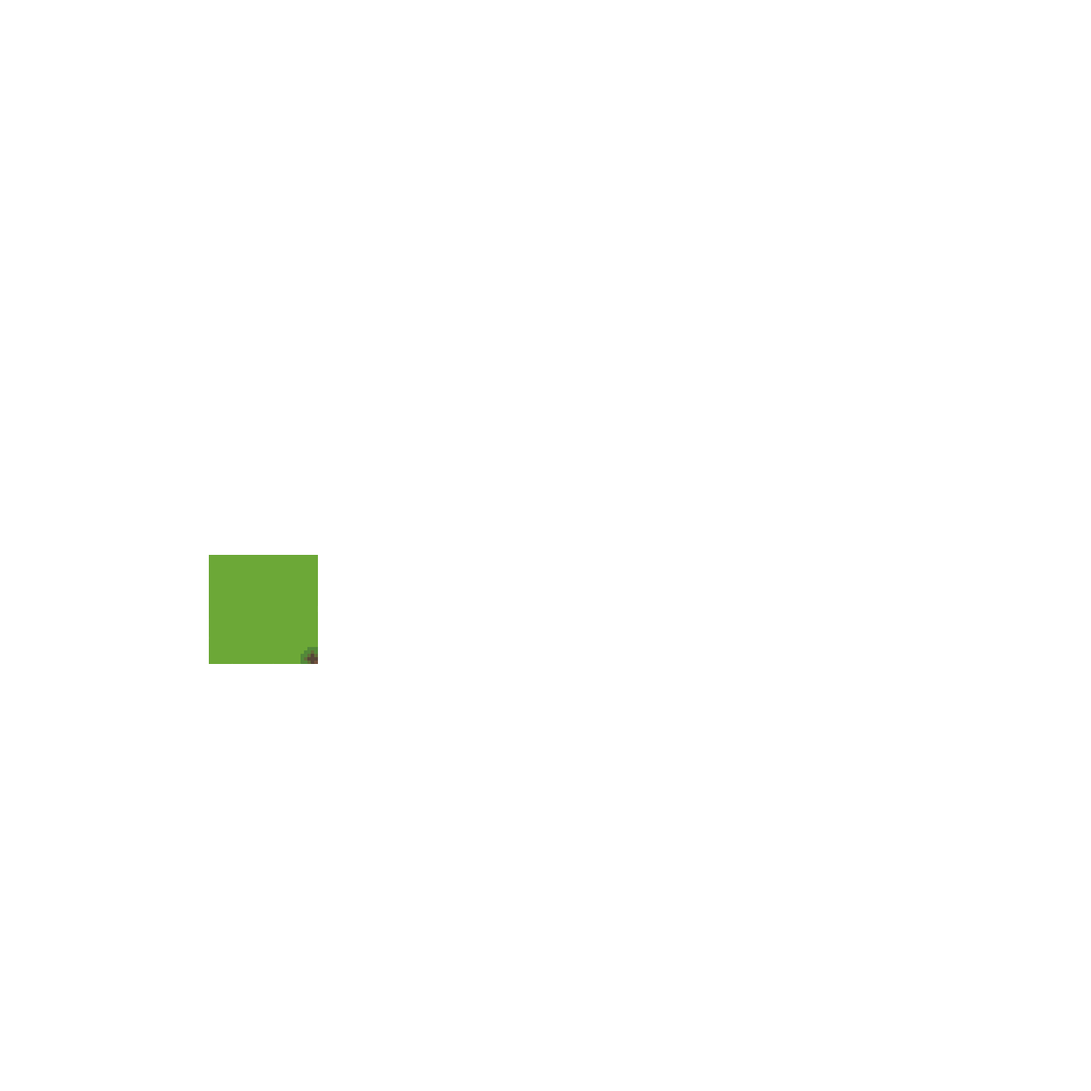
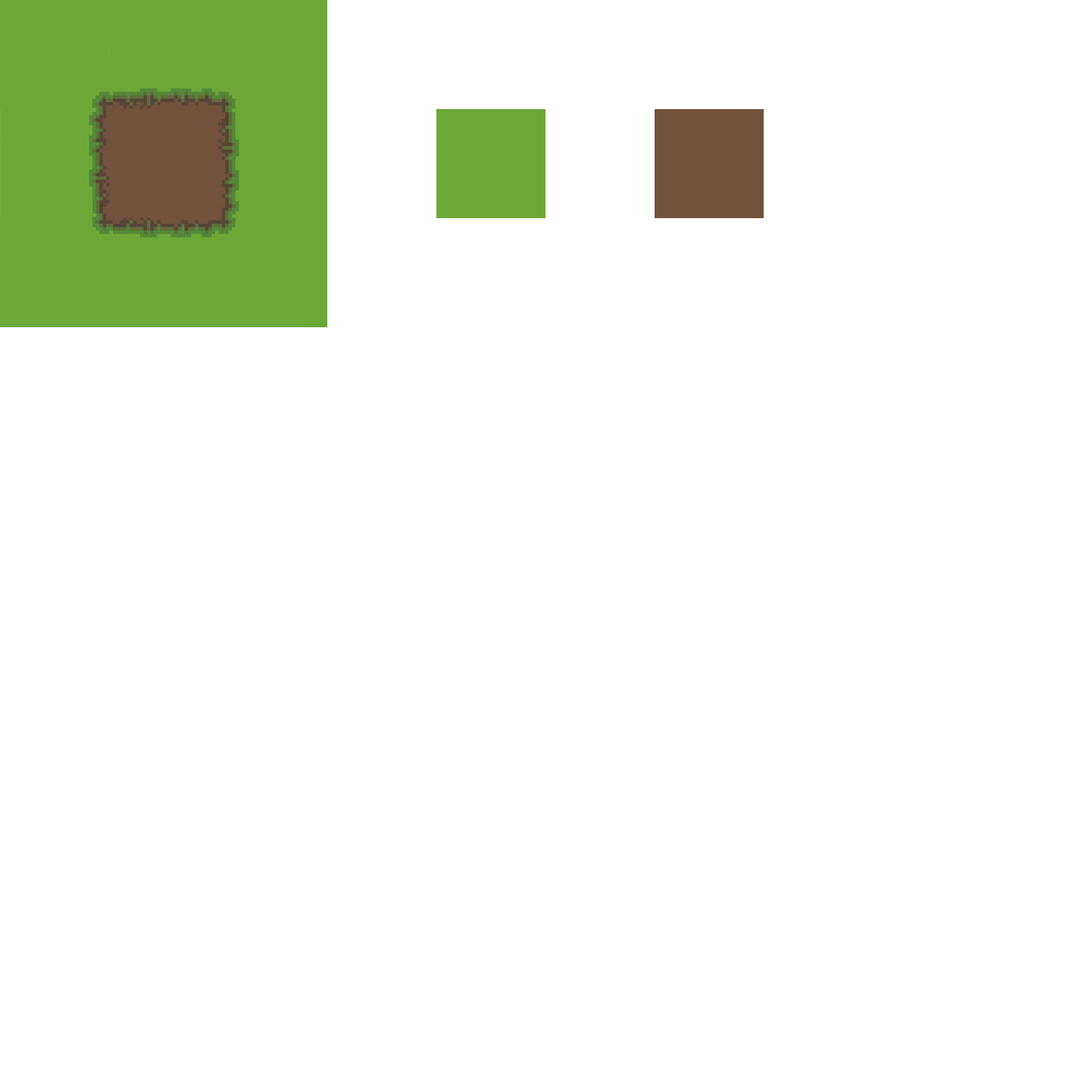
Comparing the layer stacks of the two 1091 x 1091 images. Changes:
showed "dirt", moved it above "grass", painted on it over [318, 109, 765, 328]
added layer "grass" above "grass_edges_top" over [436, 109, 546, 219]
showed "grass_edges_top", painted on it over [0, 0, 328, 665]
removed layer "grass_corners_1" over [208, 555, 319, 665]
